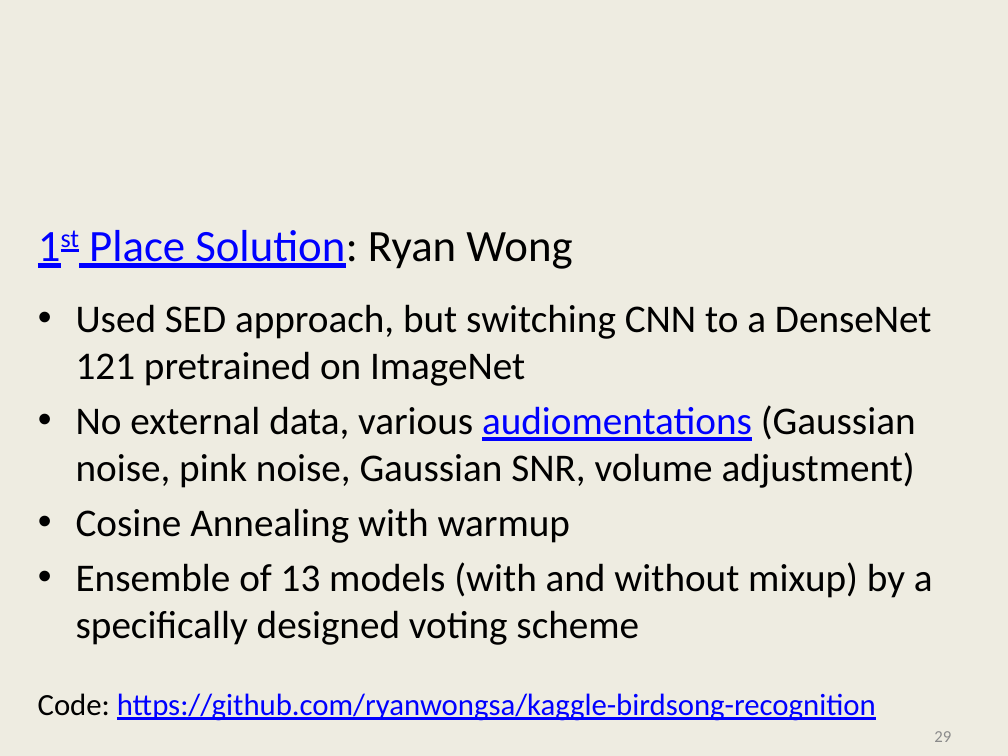
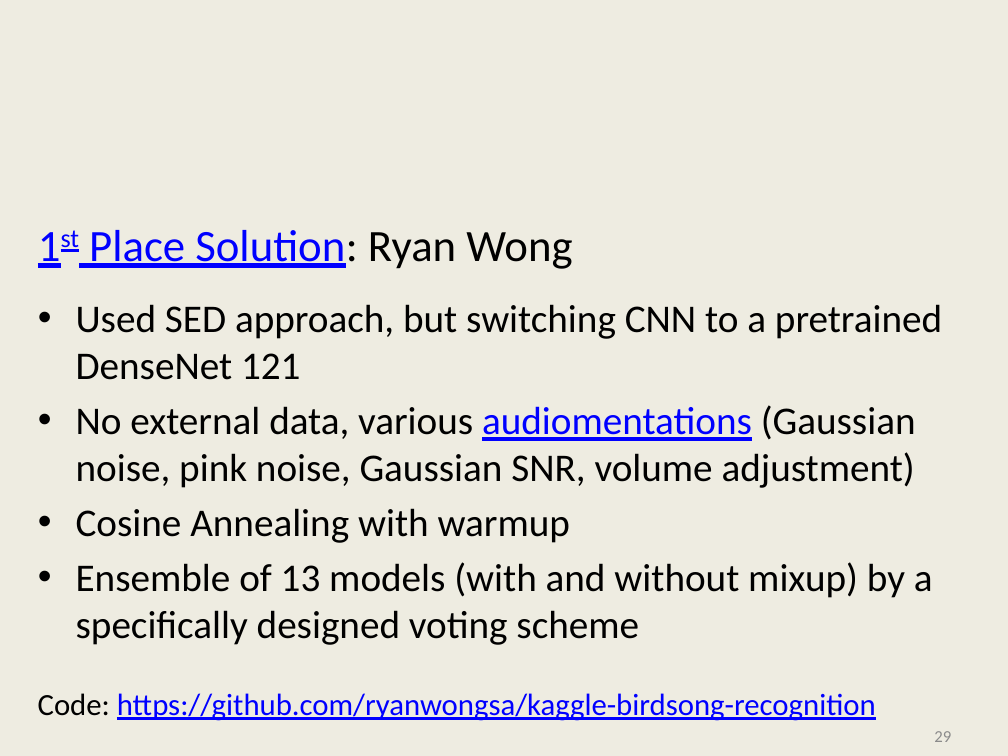
Before and after one commit to kriventsov/kaggle-2020-Cornell-Birdcall-Identification-presentation, a slide deck: slide 29 of Cornell Birdcall.pptx. Drawn at 1008x756 pixels with LibreOffice and Linux fonts; fonts in the diff are those of the drawing; background and template pictures are left out. Boxes give left, top, right and bottom in pixels: in the first picture for what was removed or moved away, otherwise in the second. Text is boxed around its words. In the diff, an @@ line names an element or a change of style, - is before the commit and + after.

```diff
--- a/Cornell Birdcall.pptx
+++ b/Cornell Birdcall.pptx
@@ text at box(76, 304, 942, 380): text changed @@
-• Used SED approach, but switching CNN to a DenseNet 121 pretrained on ImageNet
+• Used SED approach, but switching CNN to a pretrained DenseNet 121
```
Also in this commit, not shown: 5 other slides changed, 1 slide added.
